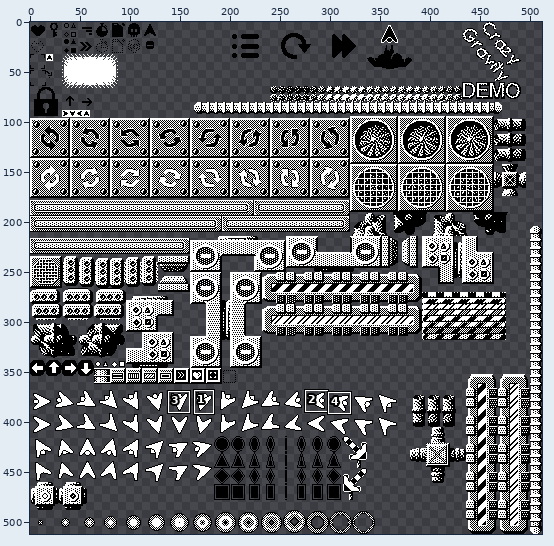
Pixel-art file: Art/sprite.aseprite. Above: a wide view before the commit, with the close-up outlined.
Close-up. Earlier state:
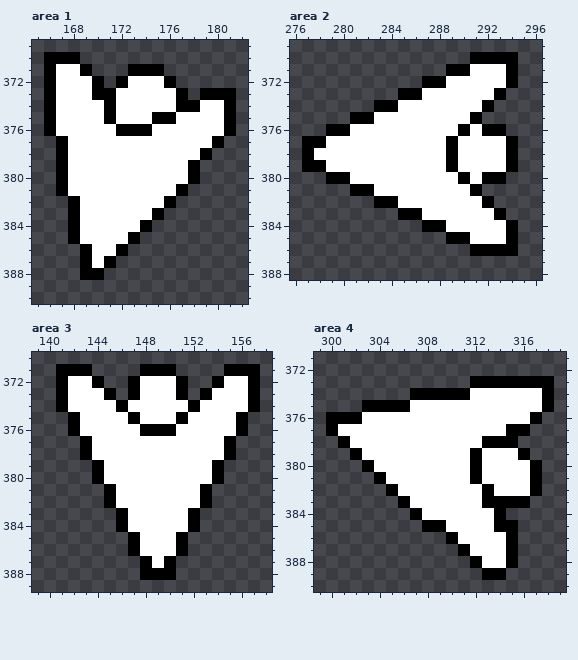
512x512 pixels, 1 frame. Colours within 5 levels of each other are drawn and written as one. Shown: area 1: x 165..182, y 369..390; area 2: x 276..296, y 369..388; area 3: x 139..158, y 370..389; area 4: x 299..319, y 371..390. The commit also changed other parts of the picture, which this record leaves out.
New version:
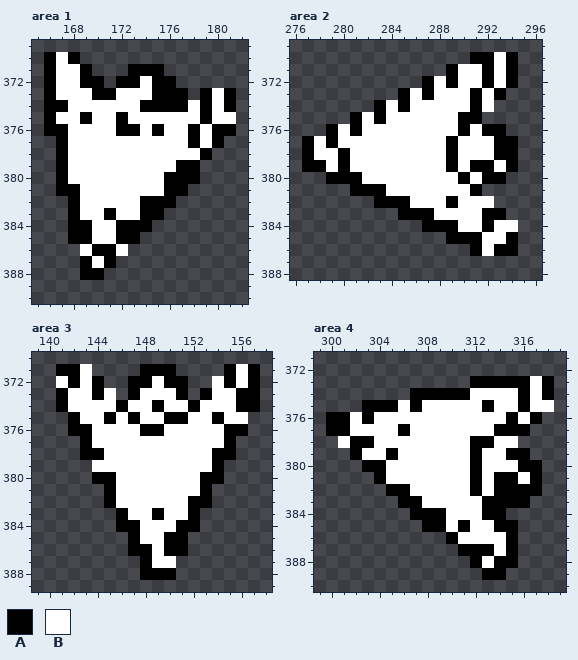
Palette (. is transparent): A #000000  B #ffffff
Difference:
layer "playdate/Playdate base" now hidden
layer "Classic/Classic Base" now shown
Area 1, layer "Classic/Classic Base":
y 370: x 167 A -> B
y 372: x 169 B -> A; x 173 B -> A; x 175 B -> A
y 373: x 175..176 BB -> AA; x 180 A -> B
y 374: x 167 B -> A; x 171 A -> B; x 174..176 BBB -> AAA; x 178..179 AB -> BA
y 375: x 169 B -> A; x 171..172 AB -> BA; x 175..176 AA -> BB; x 179 B -> A; x 181 A -> B
y 376: x 167 B -> A; x 174..175 AB -> BA; x 178 B -> A; x 180 B -> A
y 377: x 178 B -> A
y 379: x 177 B -> A
y 380: x 176..177 BB -> AA
y 381: x 168 B -> A; x 176 B -> A
y 382: x 174..175 BB -> AA
y 383: x 171 B -> A; x 174 B -> A
y 384: x 169 B -> A; x 172..173 BB -> AA
y 385: x 169 B -> A; x 172 B -> A
y 386: x 169..172 ABBA -> BAAB
Area 2, layer "Classic/Classic Base":
y 370: x 293 A -> B
y 371: x 290 A -> B; x 292 B -> A
y 372: x 288..289 AB -> BA; x 292 B -> A
y 373: x 286..287 AB -> BA; x 291 B -> A
y 374: x 284..285 AB -> BA; x 291..292 BA -> AB
y 375: x 282..283 AB -> BA; x 290 B -> A
y 376: x 280..281 AB -> BA
y 377: x 278..279 AB -> BA; x 293 B -> A
y 378: x 280 B -> A; x 293 B -> A
y 379: x 280 B -> A; x 291..292 BB -> AA
y 380: x 281 B -> A
y 381: x 283 B -> A
y 382: x 285 B -> A; x 289 B -> A; x 292 A -> B
y 383: x 287 B -> A; x 292 B -> A
y 384: x 289 B -> A; x 292 B -> A; x 294 A -> B
y 385: x 291 B -> A
y 386: x 292 A -> B
Area 3, layer "Classic/Classic Base":
y 371: x 143 A -> B; x 156 A -> B
y 372: x 141..142 AB -> BA; x 148 B -> A; x 150 B -> A; x 154..155 AB -> BA
y 373: x 144..145 BA -> AB; x 156 B -> A
y 374: x 149 B -> A; x 156 B -> A
y 375: x 145 B -> A; x 150 B -> A; x 154 B -> A; x 156 A -> B
y 376: x 143 B -> A; x 150 A -> B; x 155 B -> A
y 378: x 144 B -> A; x 154 B -> A
y 379: x 144 A -> B
y 380: x 145 B -> A; x 153 B -> A
y 382: x 152 B -> A
y 383: x 149 B -> A
y 384: x 147 B -> A; x 151 B -> A
y 385: x 150 B -> A
y 386: x 148 B -> A; x 150 B -> A
y 387: x 150 A -> B
Area 4, layer "Classic/Classic Base":
y 373: x 317 A -> B
y 374: x 316 B -> A
y 375: x 306..307 AB -> BA; x 313 B -> A; x 316 B -> A; x 318 A -> B
y 376: x 302..303 AB -> BA; x 315 B -> A
y 377: x 301 B -> A; x 306 B -> A; x 314 B -> A
y 378: x 301..303 ABB -> BAA; x 312 B -> A; x 314..315 AA -> BB
y 379: x 305 B -> A; x 315 B -> A
y 380: x 304 B -> A; x 316 B -> A
y 381: x 314..315 BB -> AA
y 382: x 306 B -> A; x 312..316 BABBB -> ABAAA
y 383: x 307 B -> A
y 384: x 308..309 BB -> AA; x 313 B -> A
y 385: x 311 B -> A
y 387: x 312..313 BB -> AA
y 388: x 314 B -> A
Changed places in both close-ups, as pixel boxes (x1, y1, x2, y2):
changed: (56, 52, 236, 256)
changed: (314, 52, 518, 256)
changed: (56, 364, 248, 568)
changed: (338, 376, 554, 568)
